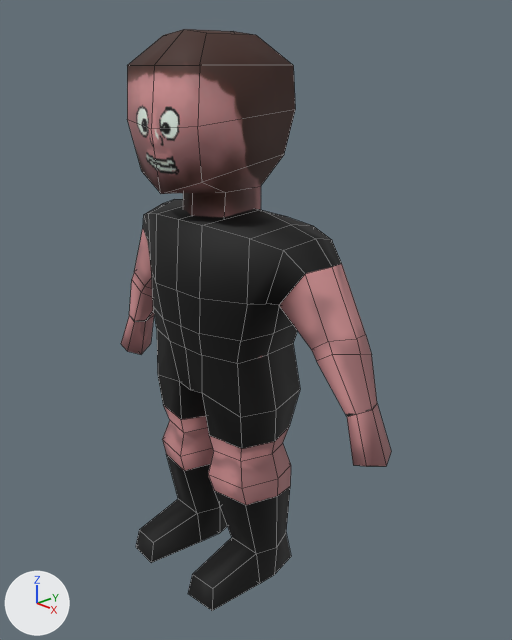
Renders of the Blender file models/man.blend from each side of a commit.
Rendered twice from a 50 mm camera at (1.724, -1.37, 1.715) aimed at (0.087, 0.139, 0.916). Lighting does not change. The marker at lower left points along +X, +Y and +Z. The first picture is the older version. Mesh edges are drawn as thin lines.

Names of what the first picture shows: 'player_mesh'.
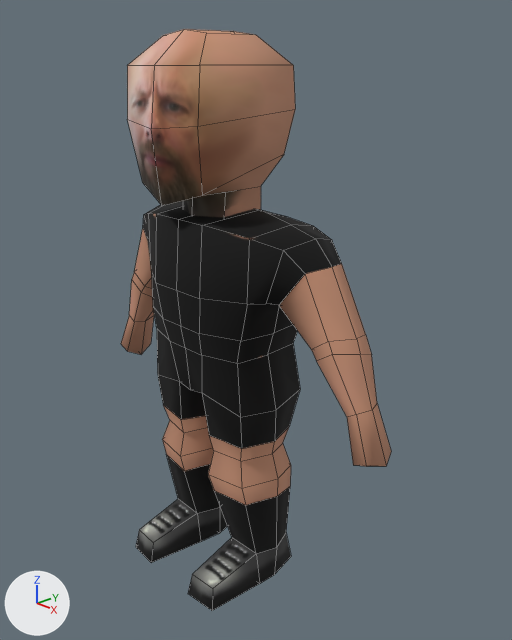
What changed in the scene script:
```text
Add img_skin_jam_png:
    img_skin_jam_png = load_image('skin-jam.png', '../assets/textures/skin-jam.png', 512, 512, 'sRGB')
Change mat_player_kit:
    mat_player_kit.texture: img_skin_png -> img_skin_jam_png
    mat_player_kit.roughness: 0.705 -> 0.921
Change me_player_mesh:
    where me_player_mesh.from_pydata(...)  # 254 vertices, 248 faces; spans x -0.67..0.67, y -0.32..0.15, z 0.0..1.81
    used by ob_player_mesh; location = (0.0, 0.123, 0.0)
    before: 2 (-0.15, -0.25, 1.41) at pixel (141, 171), 10 (0.0, -0.28, 1.36) at pixel (160, 193), 141 (0.15, -0.25, 1.41) at pixel (202, 182)
    me_player_mesh part 1
    add for i in [2, 10, 141]: me_player_mesh.vertices[i].co += Vector((0.0, 0.0, -0.04))
```

Boxes [x1, y1, x2, y2] around the edits, measured in the pictures (512 x 640 px; the box of a moved part takes in the faces that stretch with it):
'player_mesh', surface changed, reshaped
    both: [121, 29, 391, 611]
part 1 of me_player_mesh, moved or reshaped
    before: [127, 110, 295, 194]
    after: [127, 110, 295, 206]
